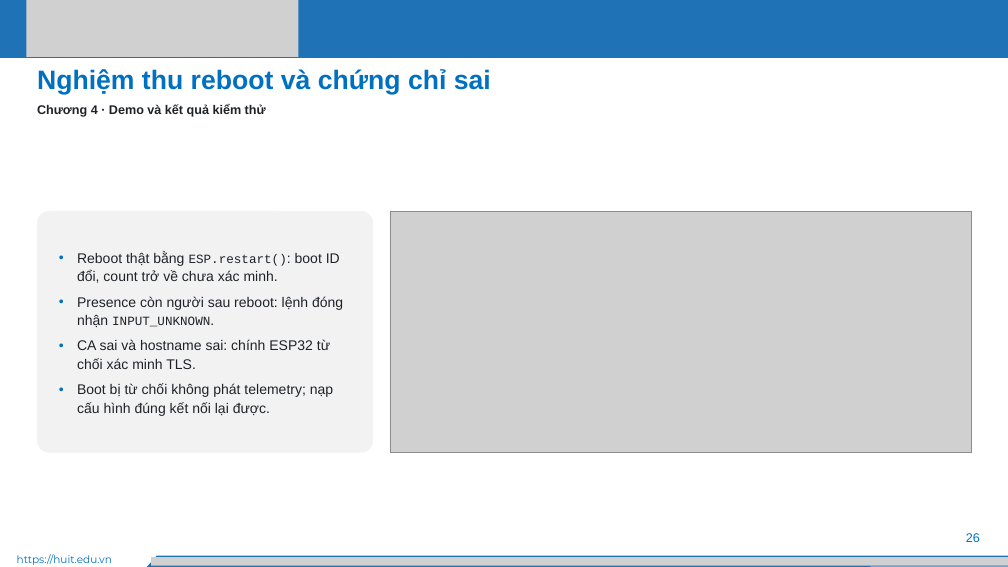
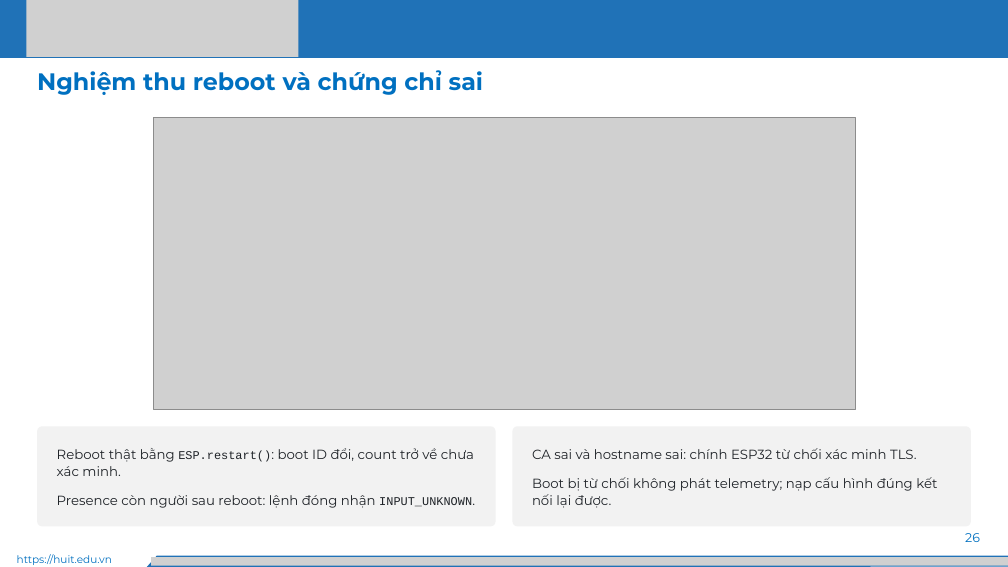
Before and after one commit to Huuloc123456/khoguard-iot, a slide deck: slide 26 of docs/slides/KhoGuard-thuyet-trinh.pptx. Drawn at 1008x567 pixels with LibreOffice and Linux fonts; fonts in the diff are those of the drawing; grey boxes stand for pictures. Boxes give left, top, right and bottom in pixels: in the first picture for what was removed or moved away, otherwise in the second. Text is boxed around its words. In the diff, an @@ line names an element or a change of style, - is before the commit and + after.

```diff
--- a/docs/slides/KhoGuard-thuyet-trinh.pptx
+++ b/docs/slides/KhoGuard-thuyet-trinh.pptx
@@ text "Nghiệm thu reboot và chứng ..." at box(37, 70, 483, 95): size 38 to 34 pt, font Arial to Montserrat @@
@@ text removed at box(37, 104, 266, 117) @@
-Chương 4 · Demo và kết quả kiểm thử
@@ picture: place and size @@
-picture at box(390, 211, 971, 453)
+picture at box(153, 117, 855, 409)
@@ text in rounded rectangle at box(77, 251, 343, 327): paragraphs removed @@
-• Reboot thật bằng ESP.restart(): boot ID đổi, count trở về chưa xác minh.
-• Presence còn người sau reboot: lệnh đóng nhận INPUT_UNKNOWN.
@@ rounded rectangle added at box(37, 426, 496, 527), fill #F2F2F2, 19 pt, text #1F2328 @@
+Reboot thật bằng ESP.restart(): boot ID đổi, count trở về chưa xác minh.
+Presence còn người sau reboot: lệnh đóng nhận INPUT_UNKNOWN.
@@ rounded rectangle "CA sai và hostname sai: ...": place and size @@
-rounded rectangle "CA sai và hostname sai: ..." at box(37, 211, 373, 453)
+rounded rectangle "CA sai và hostname sai: ..." at box(513, 426, 971, 527)
@@ rounded rectangle "CA sai và hostname sai: ..." at box(513, 426, 971, 527): size 20 to 19 pt, font Arial to Montserrat; bullet • to none; line spacing 1.08 to 1.1; more space between paragraphs; vertical alignment middle to top @@
@@ text "26" at box(965, 533, 980, 542): font Arial to Montserrat @@
```
Also in this commit, not shown: 32 other slides changed, 7 other files.
